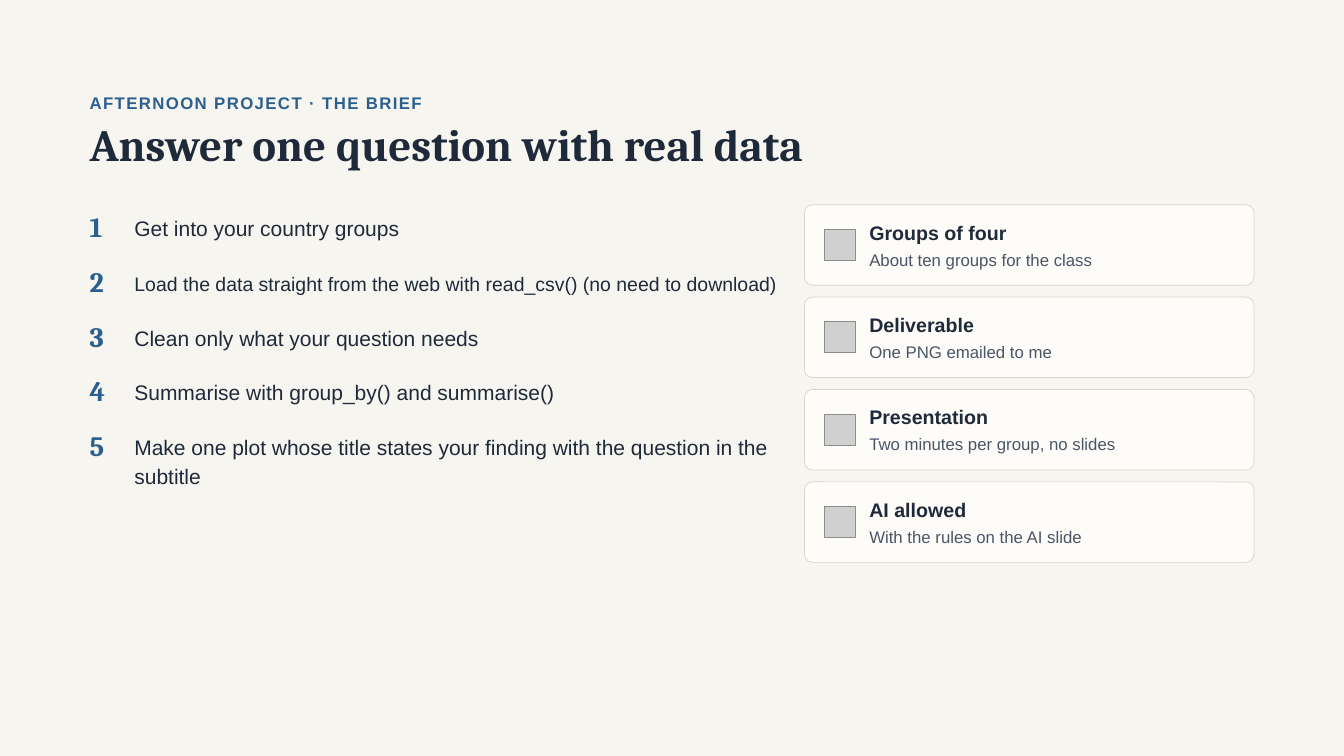
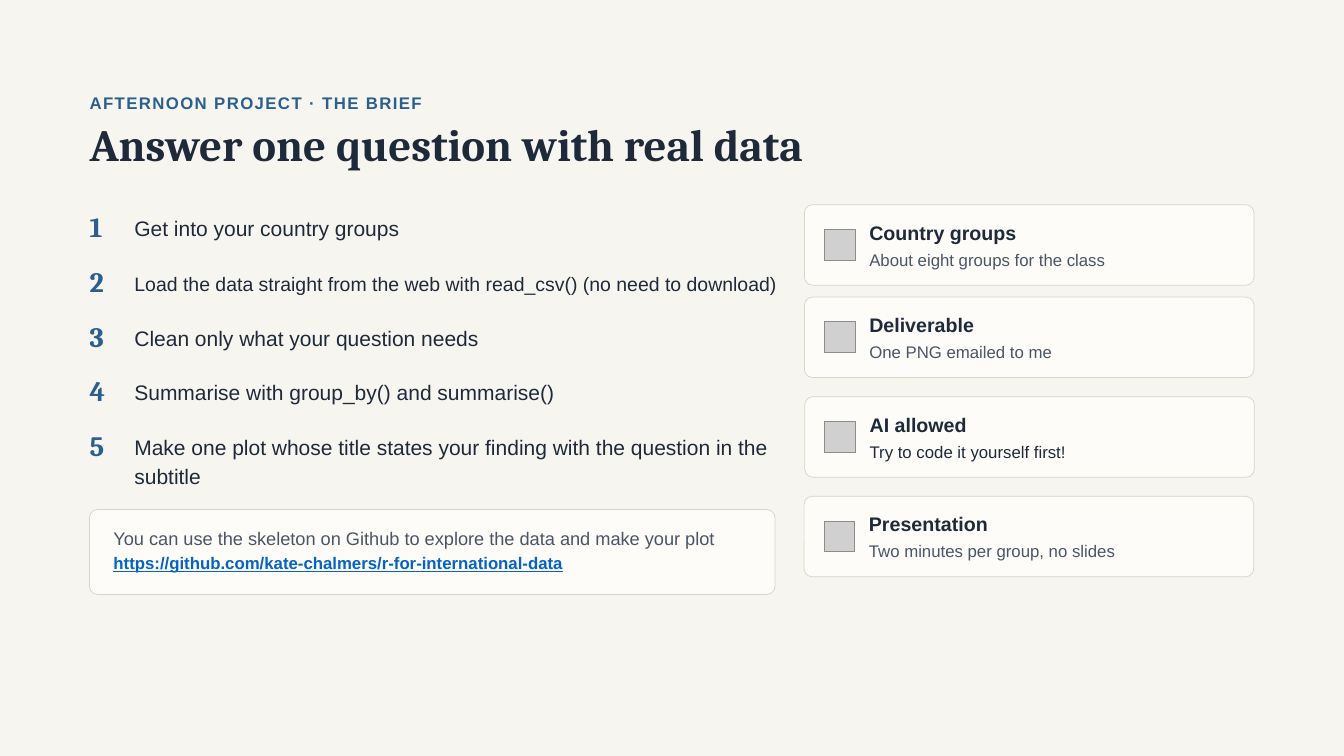
Before and after one commit to kate-chalmers/r-for-international-data, a slide deck: slide 73 of R for Development Data_updated.pptx. Drawn at 1344x756 pixels with LibreOffice and Linux fonts; fonts in the diff are those of the drawing; grey boxes stand for pictures. Boxes give left, top, right and bottom in pixels: in the first picture for what was removed or moved away, otherwise in the second. Text is boxed around its words. In the diff, an @@ line names an element or a change of style, - is before the commit and + after.

```diff
--- a/R for Development Data_updated.pptx
+++ b/R for Development Data_updated.pptx
@@ text at (869, 226, 1016, 244): text changed @@
-Groups of four
+Country groups
@@ text at (869, 254, 1105, 270): text changed @@
-About ten groups for the class
+About eight groups for the class
@@ 1 picture, 1 text, 1 rounded rectangle: place and size @@
-1 picture, 1 text, 1 rounded rectangle at (805, 482, 1254, 563)
+1 picture, 1 text, 1 rounded rectangle at (805, 397, 1254, 478)
@@ text at (870, 446, 1066, 462): text changed; text colour #4A5566 to #1E2A3A @@
-With the rules on the AI slide
+Try to code it yourself first!
@@ 2 texts, 1 picture, 1 rounded rectangle: place and size @@
-2 texts, 1 picture, 1 rounded rectangle at (805, 389, 1254, 470)
+2 texts, 1 picture, 1 rounded rectangle at (805, 496, 1254, 577)
@@ rounded rectangle added at (90, 510, 775, 595), fill #FDFCF9, outline #D9D4C7 0.5 pt @@
@@ text added at (113, 532, 714, 549), 13 pt, text #4A5566 @@
+You can use the skeleton on Github to explore the data and make your plot
@@ text added at (113, 557, 562, 573), 12 pt, text #0563C1, bold, underline @@
+https://github.com/kate-chalmers/r-for-international-data
```
Also in this commit, not shown: 2 other slides changed.
